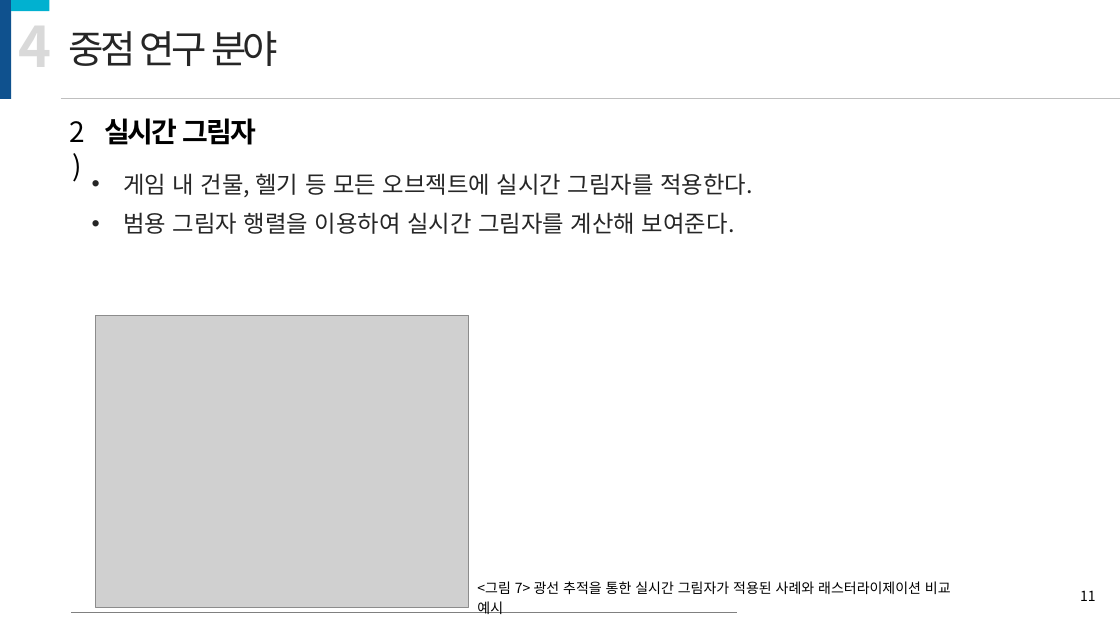
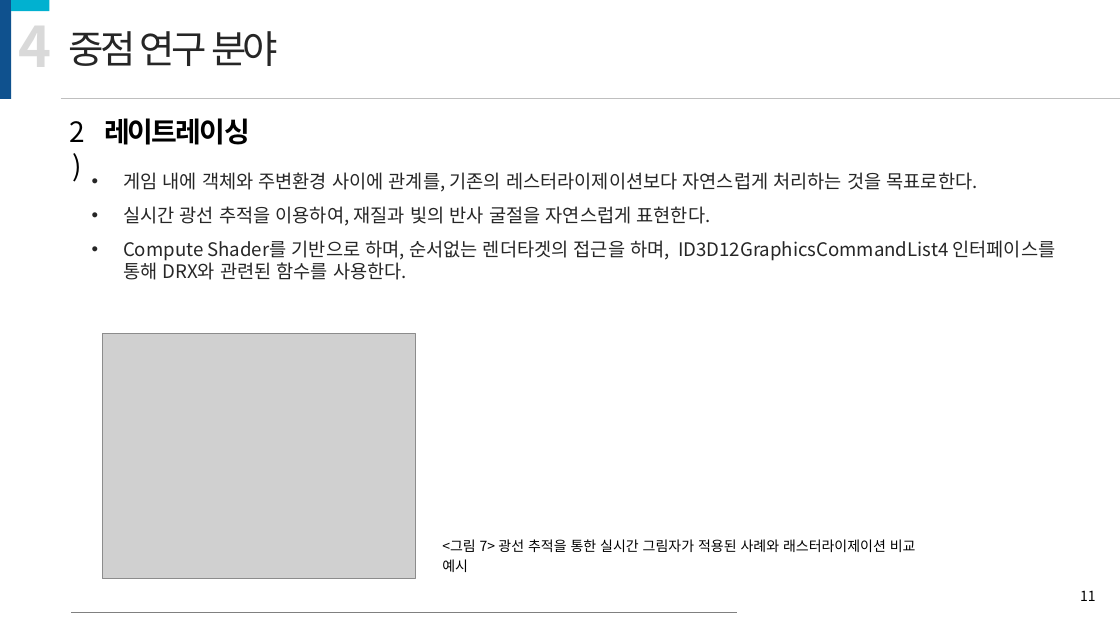
Before and after one commit to kiption/XD, a slide deck: slide 11 of 졸작_기획/[수정][제안서] Revenger_김승환_허재성_이세철.pptx. Drawn at 1120x630 pixels with LibreOffice and Linux fonts; fonts in the diff are those of the drawing; grey boxes stand for pictures. Boxes give left, top, right and bottom in pixels: in the first picture for what was removed or moved away, otherwise in the second. Text is boxed around its words. In the diff, an @@ line names an element or a change of style, - is before the commit and + after.

```diff
--- a/졸작_기획/[수정][제안서] Revenger_김승환_허재성_이세철.pptx
+++ b/졸작_기획/[수정][제안서] Revenger_김승환_허재성_이세철.pptx
@@ text at [104, 118, 250, 145]: text changed @@
-실시간 그림자
+레이트레이싱
@@ text at [123, 172, 1056, 280]: text changed; size 20 to 16 pt @@
-• 게임 내 건물, 헬기 등 모든 오브젝트에 실시간 그림자를 적용한다.
-• 범용 그림자 행렬을 이용하여 실시간 그림자를 계산해 보여준다.
+• 게임 내에 객체와 주변환경 사이에 관계를, 기존의 레스터라이제이션보다 자연스럽게 처리하는 것을 목표로한다.
+• 실시간 광선 추적을 이용하여, 재질과 빛의 반사 굴절을 자연스럽게 표현한다.
+• Compute Shader를 기반으로 하며, 순서없는 렌더타겟의 접근을 하며, ID3D12GraphicsCommandList4 인터페이스를 통해 DRX와 관련된 함수를 사용한다.
@@ picture: place and size @@
-picture at [96, 315, 469, 607]
+picture at [103, 334, 416, 579]
@@ text "<그림 7> 광선 추적을 통한 ...": place and size @@
-text "<그림 7> 광선 추적을 통한 ..." at [477, 581, 951, 614]
+text "<그림 7> 광선 추적을 통한 ..." at [442, 539, 916, 572]
```
Also in this commit, not shown: 10 other slides changed, 3 slides removed.
